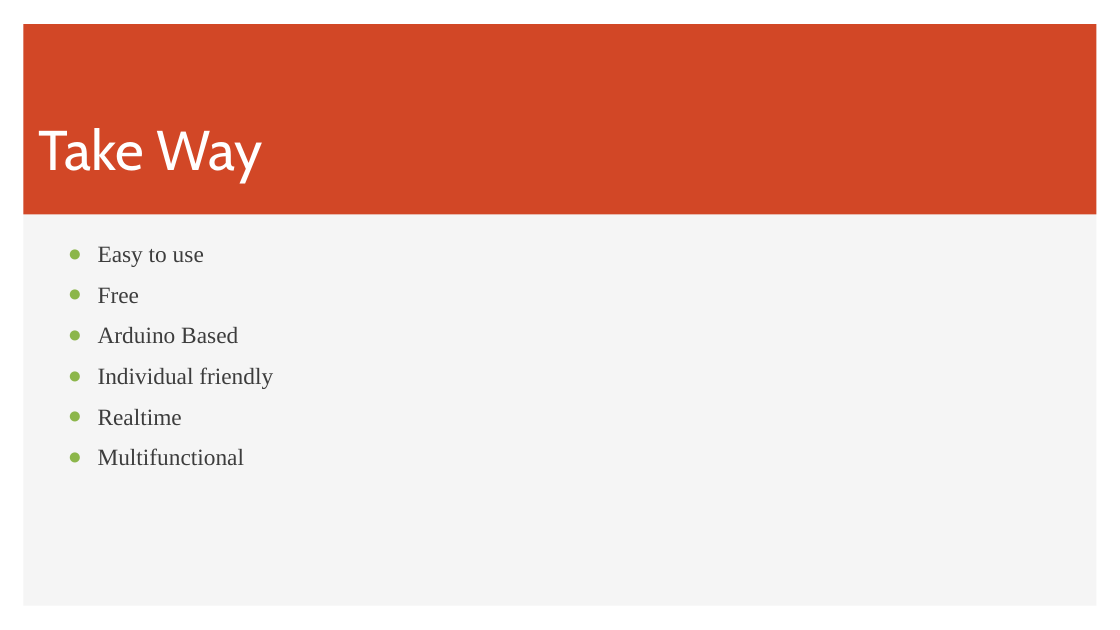
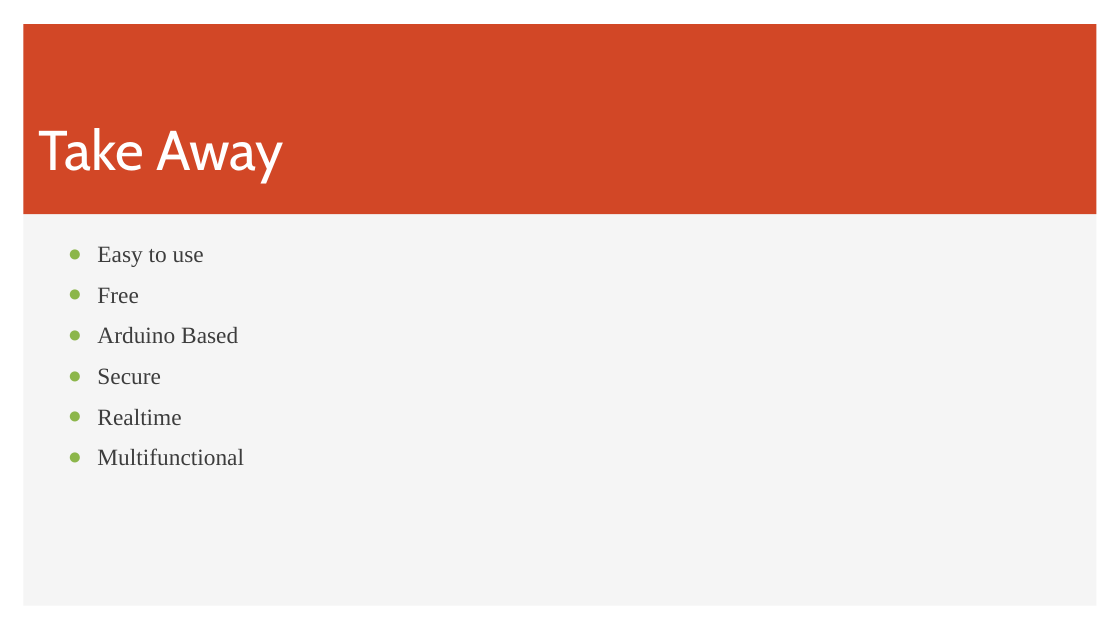
Before and after one commit to prajwollamichhane11/embeddedSystemProjectReport, a slide deck: slide 7 of Embedded System Presentation.pptx. Drawn at 1120x630 pixels with LibreOffice and Linux fonts; fonts in the diff are those of the drawing. Boxes give left, top, right and bottom in pixels: in the first picture for what was removed or moved away, otherwise in the second. Text is boxed around its words. In the diff, an @@ line names an element or a change of style, - is before the commit and + after.

```diff
--- a/Embedded System Presentation.pptx
+++ b/Embedded System Presentation.pptx
@@ text at <box>38,128,284,183</box>: text changed @@
-Take Way
+Take Away
@@ text at <box>97,368,161,384</box>: text changed @@
-● Individual friendly
+● Secure
```
Also in this commit, not shown: 7 other slides changed, 1 slide added, 2 slides removed, 1 other file.
